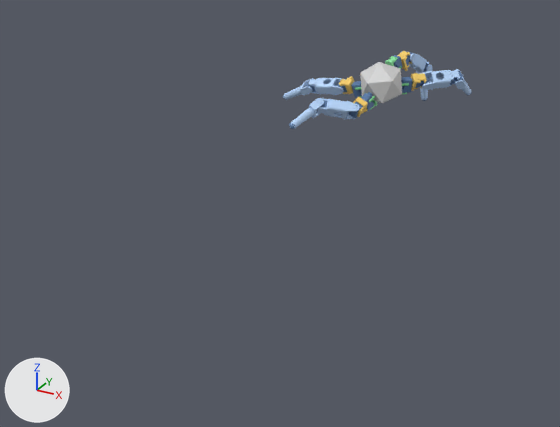
A saved change to the glTF model models/quadruped_fab.glb.
One viewpoint serves both versions: a camera (50 mm lens) standing at (1.835, -0.833, 0.769) and looking at (0.921, 0.83, -0.063). The axes (+X, +Y, +Z) are drawn at lower left. The lights are the same throughout. The first picture is the older version. Both versions are drawn at frame 279 of the action 'flat'; the numbers are the values there.

Script lines for the objects in view, before the commit:
```python
ob_body = bpy.data.objects.new('body', None)
ob_body.parent = ob_mujoco_world_zup_to_yup
ob_body.location = (0.884, -0.114, 1.611)
ob_body.rotation_euler = (-1.653, -0.713, 0.45)  # degrees (-95, -41, 26)
ob_geom_link_vis_14_1 = bpy.data.objects.new('geom_link_vis_14_1', me_mesh_5)
ob_geom_link_vis_14_1.parent = ob_seg_14_1
ob_geom_link_vis_14_1.location = (-0.00319, -0.0552, 0.0)
ob_geom_link_vis_14_1.rotation_euler = (-3.13, -1.571, 0.0)  # degrees (-179, -90, 0)
ob_leg_0 = bpy.data.objects.new('leg_0', None)
ob_leg_0.parent = ob_mujoco_world_zup_to_yup
ob_leg_0.location = (0.822, -0.0998, 1.612)
ob_leg_0.rotation_euler = (0.0495, 2.002, -1.748)  # degrees (2.8, 115, -100)
ob_leg_10 = bpy.data.objects.new('leg_10', None)
ob_leg_10.parent = ob_mujoco_world_zup_to_yup
ob_leg_10.location = (0.9, -0.143, 1.665)
ob_leg_10.rotation_euler = (1.083, -2.861, 0.025)  # degrees (62, -164, 1.4)
ob_leg_3 = bpy.data.objects.new('leg_3', None)
ob_leg_3.parent = ob_mujoco_world_zup_to_yup
ob_leg_3.location = (0.868, -0.0844, 1.557)
ob_leg_3.rotation_euler = (1.535, 0.556, -1.135)  # degrees (88, 32, -65)
ob_seg_0_1 = bpy.data.objects.new('seg_0_1', None)
ob_seg_0_1.parent = ob_mujoco_world_zup_to_yup
ob_seg_0_1.location = (0.735, -0.0802, 1.614)
ob_seg_0_1.rotation_euler = (-0.0937, 2.002, -1.75)  # degrees (-5.4, 115, -100)
ob_seg_0_2 = bpy.data.objects.new('seg_0_2', None)
ob_seg_0_2.parent = ob_mujoco_world_zup_to_yup
ob_seg_0_2.location = (0.616, -0.069, 1.609)
ob_seg_0_2.rotation_euler = (0.318, 2.002, -1.75)  # degrees (18, 115, -100)
ob_seg_3_1 = bpy.data.objects.new('seg_3_1', None)
ob_seg_3_1.parent = ob_mujoco_world_zup_to_yup
ob_seg_3_1.location = (0.845, -0.0433, 1.481)
ob_seg_3_1.rotation_euler = (0.504, 0.557, -1.135)  # degrees (29, 32, -65)
ob_seg_3_2 = bpy.data.objects.new('seg_3_2', None)
ob_seg_3_2.parent = ob_mujoco_world_zup_to_yup
ob_seg_3_2.location = (0.737, -0.0597, 1.432)
ob_seg_3_2.rotation_euler = (1.406, 0.56, -1.135)  # degrees (81, 32, -65)
# also in view: 'geom_0' at (0.884, 1.611, 0.114); 'geom_link_vis_3_1' at (0.796, 1.46, 0.047); 'geom_link_vis_0_1' at (0.682, 1.616, 0.077)
```
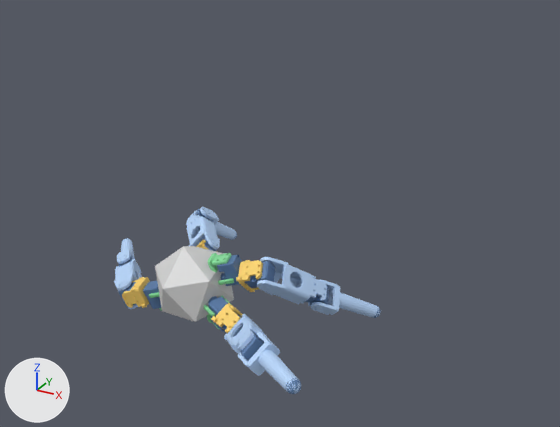
Not drawn themselves, but carrying or shaping drawn objects: ob_body, ob_leg_0, ob_seg_0_1, ob_seg_0_2, ob_leg_3, ob_seg_3_1, ob_seg_3_2, ob_leg_10, ob_seg_10_1, ob_seg_10_2, ob_leg_14, ob_seg_14_1, ob_seg_14_2.

Boxes (x1, y1, x2, y2) around the edits, measured in the pictures (560 x 427 px):
'geom_0', moved, turned
    before: (360, 62, 402, 103)
    after: (155, 246, 234, 322)
'geom_link_vis_10_1', moved, turned
    before: (400, 51, 429, 73)
    after: (257, 257, 327, 306)
'geom_link_vis_14_2', moved, turned
    before: (454, 69, 472, 95)
    after: (238, 331, 300, 394)
'geom_link_vis_0_1', moved, turned
    before: (308, 77, 346, 95)
    after: (187, 210, 220, 249)
'geom_link_vis_14_1', moved, turned
    before: (420, 70, 460, 90)
    after: (224, 314, 267, 354)
'geom_link_vis_10_2', moved, turned
    before: (416, 64, 432, 101)
    after: (311, 280, 381, 318)
'geom_link_vis_3_1', moved, turned
    before: (318, 98, 360, 119)
    after: (114, 258, 142, 309)
'geom_link_vis_3_0', moved, turned
    before: (353, 97, 368, 117)
    after: (122, 277, 150, 308)
'geom_link_vis_3_2', moved, turned
    before: (290, 98, 324, 129)
    after: (117, 238, 134, 264)
'geom_link_vis_0_2', moved, turned
    before: (284, 78, 315, 99)
    after: (186, 207, 237, 240)
'geom_link_vis_10_0', moved, turned
    before: (397, 51, 412, 71)
    after: (236, 260, 263, 292)
'geom_link_vis_14_0', moved, turned
    before: (411, 73, 427, 91)
    after: (211, 303, 243, 333)
'geom_motor_vis_10_0', moved, turned
    before: (393, 55, 403, 68)
    after: (217, 255, 242, 286)
'geom_rootmount_10', moved, turned
    before: (385, 56, 402, 69)
    after: (208, 253, 234, 285)
'geom_motor_vis_3_0', moved, turned
    before: (361, 93, 374, 111)
    after: (143, 281, 161, 309)
'geom_motor_vis_10_1', moved, turned
    before: (406, 51, 413, 66)
    after: (245, 261, 275, 288)
'geom_motor_vis_14_0', moved, turned
    before: (401, 77, 413, 93)
    after: (208, 296, 228, 331)
'geom_motor_vis_14_2', moved, turned
    before: (450, 71, 463, 85)
    after: (241, 332, 264, 361)
'geom_link_vis_0_0', moved, turned (mostly hidden afterwards)
    before: (339, 76, 355, 94)
    after: (196, 239, 218, 252)
'geom_motor_vis_3_1', moved, turned
    before: (349, 102, 363, 118)
    after: (119, 282, 136, 306)
'geom_motor_vis_10_2', moved, turned
    before: (424, 62, 429, 71)
    after: (304, 286, 328, 305)
'geom_rootmount_14', moved, turned
    before: (401, 83, 409, 95)
    after: (204, 296, 231, 329)
'geom_foot_vis_14', moved, turned (not visible before)
    after: (285, 378, 301, 394)
'geom_motor_vis_0_0', moved, turned (not visible afterwards)
    before: (351, 81, 362, 97)
'geom_motor_vis_14_1', moved, turned
    before: (415, 74, 429, 88)
    after: (222, 312, 243, 337)
'geom_rootmount_3', moved, turned
    before: (369, 96, 377, 110)
    after: (149, 292, 162, 311)
'geom_motor_vis_0_1', moved, turned
    before: (337, 80, 347, 92)
    after: (204, 240, 217, 251)
'geom_motor_vis_0_2', moved, turned
    before: (306, 80, 316, 92)
    after: (197, 209, 210, 230)
'geom_motor_vis_3_2', moved, turned
    before: (317, 100, 327, 112)
    after: (119, 257, 132, 267)
'geom_foot_vis_10', moved, turned (not visible before)
    after: (374, 306, 380, 318)
'geom_joint_vis_14_0', moved, turned (not visible before)
    after: (208, 296, 217, 304)
'geom_foot_vis_3', moved, turned (not visible afterwards)
    before: (289, 123, 295, 129)
'geom_rootmount_0', moved, turned (not visible afterwards)
    before: (355, 87, 362, 98)

The change in detail:
Object 'body' (ob_body) moves from (0.884, -0.114, 1.611) to (1.09, -0.0776, 0.195).
Object 'body' (ob_body) turns from (-95, -41, 26) to (-66, 16, 31) degrees about x, y and z.
Object 'leg_0' (ob_leg_0) moves from (0.822, -0.0998, 1.612) to (1.062, -0.0724, 0.251).
Object 'leg_0' (ob_leg_0) turns from (2.8, 115, -100) to (-107, 21, 129) degrees about x, y and z.
Object 'seg_0_1' (ob_seg_0_1) moves from (0.735, -0.0802, 1.614) to (1.022, -0.065, 0.33).
Object 'seg_0_1' (ob_seg_0_1) turns from (-5.4, 115, -100) to (53, 159, -51) degrees about x, y and z.
Object 'seg_0_2' (ob_seg_0_2) moves from (0.616, -0.069, 1.609) to (0.944, -0.0827, 0.42).
Object 'seg_0_2' (ob_seg_0_2) turns from (18, 115, -100) to (-59, 21, 129) degrees about x, y and z.
Object 'leg_3' (ob_leg_3) moves from (0.868, -0.0844, 1.557) to (1.031, -0.0566, 0.186).
Object 'leg_3' (ob_leg_3) turns from (88, 32, -65) to (7.4, 12, -108) degrees about x, y and z.
Object 'seg_3_1' (ob_seg_3_1) moves from (0.845, -0.0433, 1.481) to (0.947, -0.0271, 0.175).
Object 'seg_3_1' (ob_seg_3_1) turns from (29, 32, -65) to (-52, 12, -108) degrees about x, y and z.
Object 'seg_3_2' (ob_seg_3_2) moves from (0.737, -0.0597, 1.432) to (0.871, -0.0228, 0.268).
Object 'seg_3_2' (ob_seg_3_2) turns from (81, 32, -65) to (-51, 12, -108) degrees about x, y and z.
Object 'leg_10' (ob_leg_10) moves from (0.9, -0.143, 1.665) to (1.149, -0.0987, 0.203).
Object 'leg_10' (ob_leg_10) turns from (62, -164, 1.4) to (11, -131, 62) degrees about x, y and z.
Object 'seg_10_1' (ob_seg_10_1) moves from (0.923, -0.184, 1.74) to (1.233, -0.128, 0.214).
Object 'seg_10_1' (ob_seg_10_1) turns from (-63, -16, -179) to (76, -131, 62) degrees about x, y and z.
Object 'seg_10_2' (ob_seg_10_2) moves from (0.951, -0.129, 1.843) to (1.3, -0.0645, 0.29).
Object 'seg_10_2' (ob_seg_10_2) turns from (-13, -16, -179) to (67, -131, 62) degrees about x, y and z.
Object 'leg_14' (ob_leg_14) moves from (0.933, -0.115, 1.651) to (1.148, -0.0679, 0.169).
Object 'leg_14' (ob_leg_14) turns from (51, -144, 53) to (149, -40, -59) degrees about x, y and z.
Object 'seg_14_1' (ob_seg_14_1) moves from (1.002, -0.117, 1.708) to (1.228, -0.0542, 0.134).
Object 'seg_14_1' (ob_seg_14_1) turns from (49, -144, 53) to (114, -40, -59) degrees about x, y and z.
Object 'seg_14_2' (ob_seg_14_2) moves from (1.096, -0.123, 1.781) to (1.307, -0.089, 0.0509).
Object 'seg_14_2' (ob_seg_14_2) turns from (-75, -36, -127) to (134, -40, -59) degrees about x, y and z.
